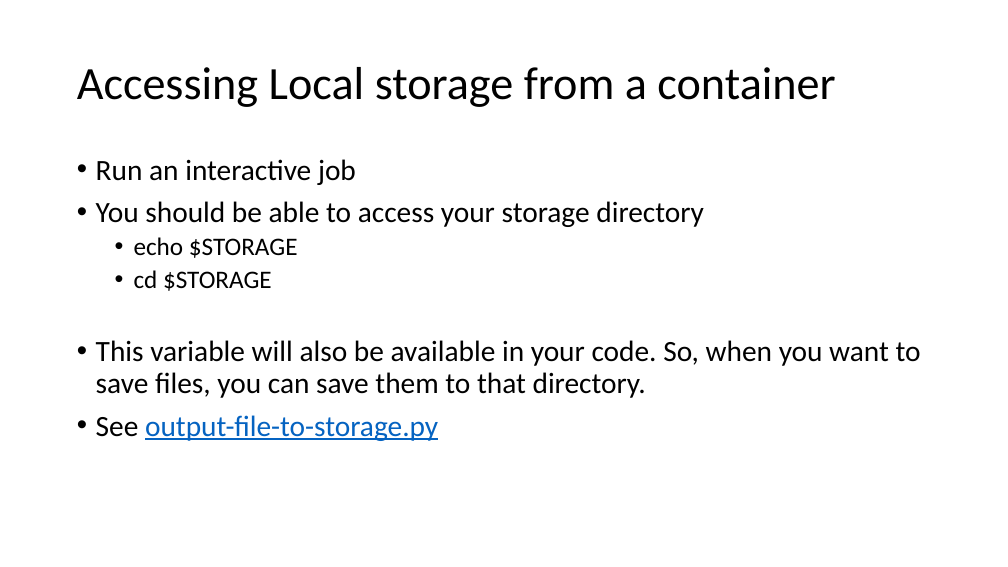
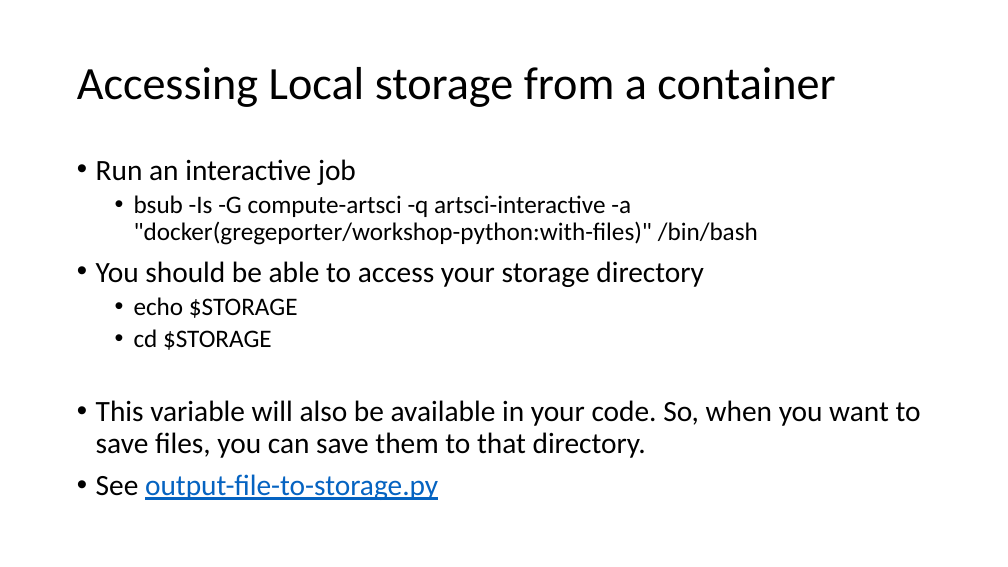
Before and after one commit to GregePorter/RIS-quickstart, a slide deck: slide 11 of slides/triads-ris-workshop-day-4.pptx. Drawn at 1008x567 pixels with LibreOffice and Linux fonts; fonts in the diff are those of the drawing. Boxes give left, top, right and bottom in pixels: in the first picture for what was removed or moved away, otherwise in the second. Text is boxed around its words. In the diff, an @@ line names an element or a change of style, - is before the commit and + after.

Commit message:
Tweaked slides

```diff
--- a/slides/triads-ris-workshop-day-4.pptx
+++ b/slides/triads-ris-workshop-day-4.pptx
@@ text at [134, 195, 758, 245]: paragraph added @@
+  • bsub -Is -G compute-artsci -q artsci-interactive -a "docker(gregeporter/workshop-python:with-files)" /bin/bash
```
Also in this commit, not shown: 4 other slides changed, 1 slide added.
